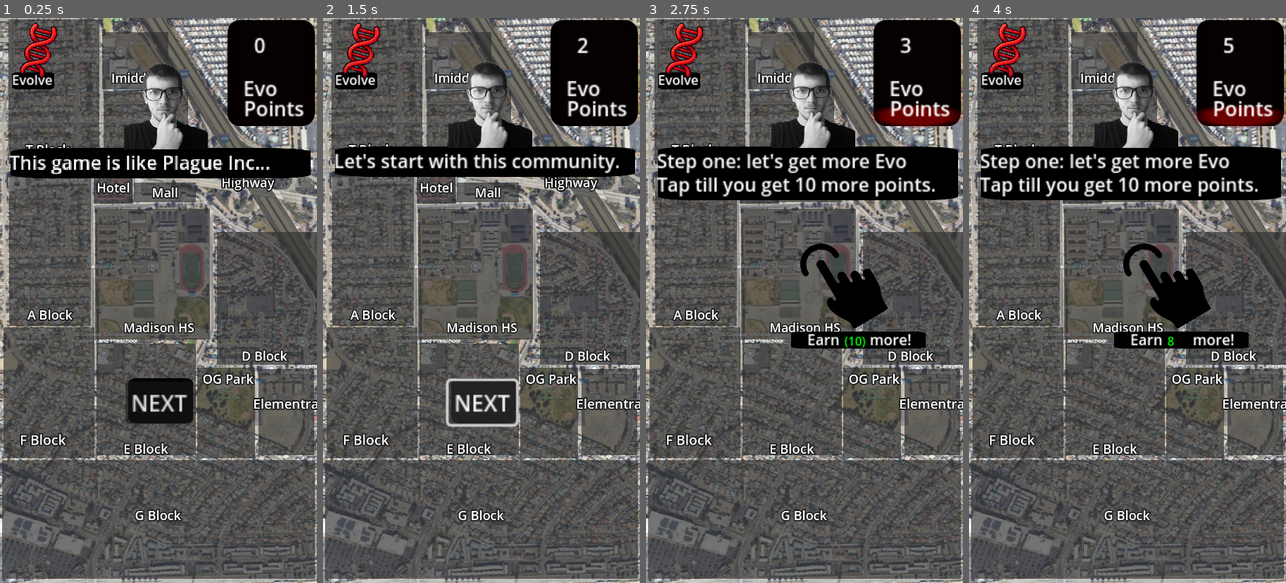
Above: before the commit, frames 1-4 (left to right).
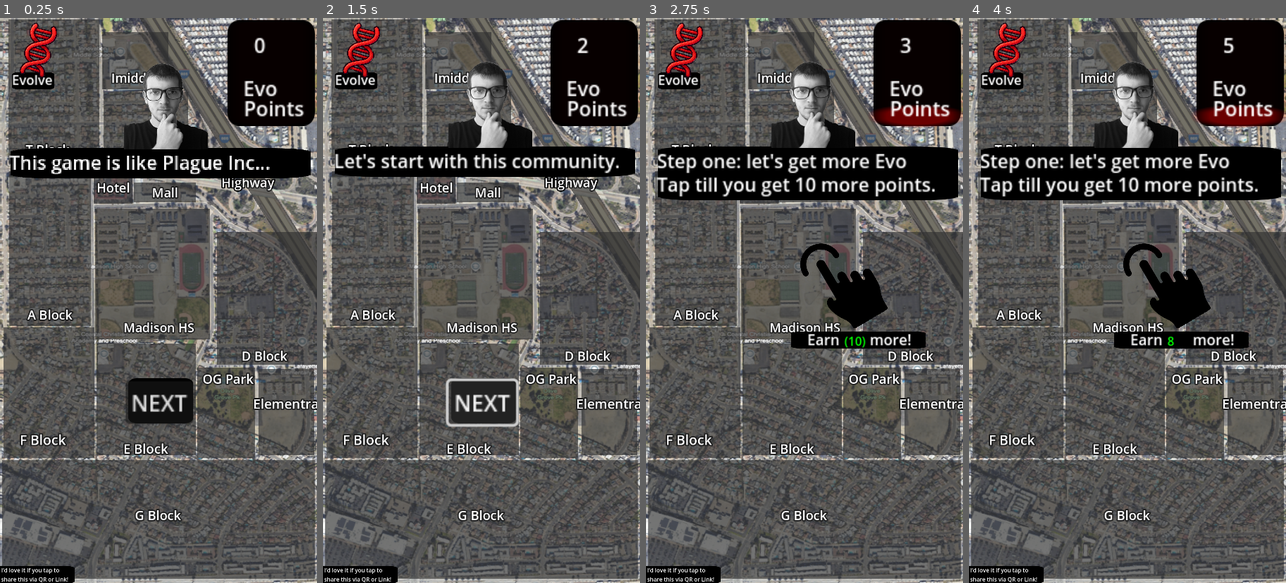
Above: after the commit, the same moments.

Repository: had2020/Slient_Killer
Game: Godot game, scene res://levels/world.tscn
Same seed, same stepped clock (60 frames per second), same inputs: the game is played once before the commit and once after it. Sound files missing from this copy of the repository are replaced by a short silence.
Inputs (mouse positions are in pixels of both pictures, inside the frame that each line leads up to):
- Up to frame 1 (0.25 s): no input
- Up to frame 2 (1.5 s): click "NEXT" at 0.5 s; click "NEXT" at 1.25 s
- Up to frame 3 (2.75 s): click "NEXT" at 2 s
- Up to frame 4 (4 s): tap Enter at 2.75 s; move the mouse to (1197, 272) at 2.77 s; press the mouse at (1197, 272) at 2.78 s; tap Space at 3.5 s; move the mouse to (1064, 328) at 3.52 s; release the mouse at (1064, 328) at 3.53 s; click (1064, 328) at 3.6 s

The runs differ from the first frame. In frame 1, 0.7% of the frame differs, in the area x 0-24%, y 97-100%; in frame 2, 0.7%; in frame 3, 0.7%; in frame 4, 0.7%.

Commit message:
adding export

Diff:
--- a/slient_killer/levels/world.tscn
+++ b/slient_killer/levels/world.tscn
@@ -2776,8 +2776,27 @@
 
 [node name="QR_Code_share" type="Control" parent="Gui"]
 anchors_preset = 0
+offset_top = -136.0
 offset_right = 40.0
-offset_bottom = 40.0
+offset_bottom = -96.0
+scale = Vector2(1.12, 1.12)
+
+[node name="Label" type="Label" parent="Gui/QR_Code_share"]
+layout_mode = 0
+offset_left = 1.0
+offset_top = 1119.0
+offset_right = 207.0
+offset_bottom = 1168.0
+scale = Vector2(0.64, 0.64)
+text = "I’d love it if you tap to
+share this via QR or Link!"
+
+[node name="Backdrop" type="Sprite2D" parent="Gui/QR_Code_share"]
+modulate = Color(0, 0, 0, 1)
+z_index = -1
+position = Vector2(63, 1135)
+scale = Vector2(1.12001, 0.25373)
+texture = ExtResource("4_712nc")
 
 [node name="zones" type="Node3D" parent="."]
 
Not shown, changed: slient_killer/export_presets.cfg
Not shown, added: Exports/index.apple-touch-icon.png
Not shown, added: Exports/index.audio.position.worklet.js
Not shown, added: Exports/index.audio.worklet.js
Not shown, added: Exports/index.html
Not shown, added: Exports/index.icon.png
Not shown, added: Exports/index.js
Not shown, added: Exports/index.pck
Not shown, added: Exports/index.png
Not shown, added: Exports/index.wasm
